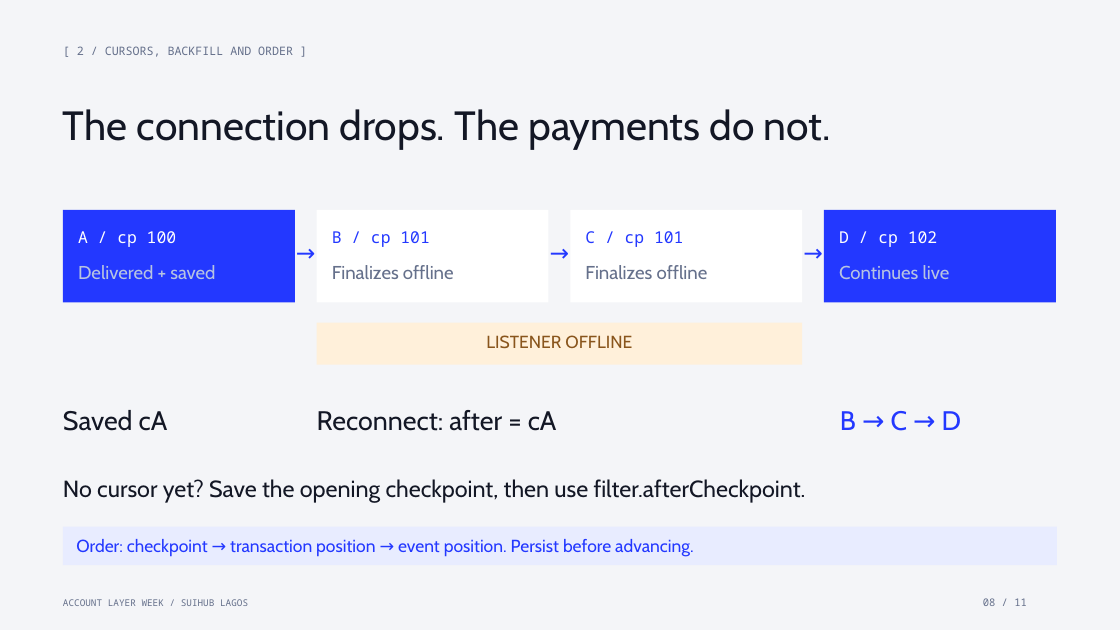
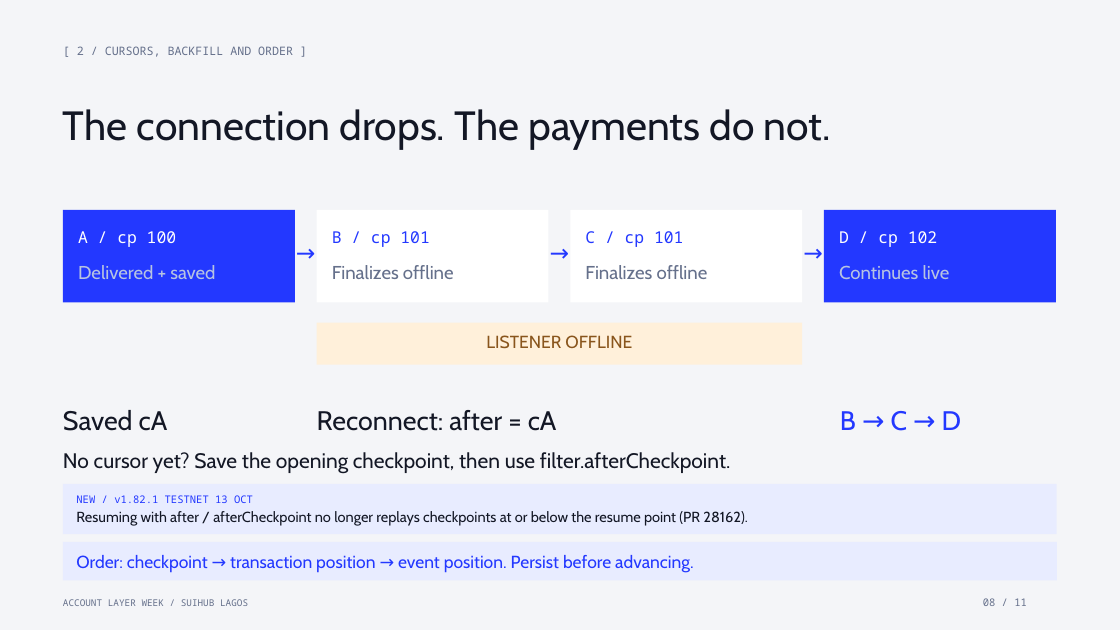
Before and after one commit to Nuel-osas/day3-till, a slide deck: slide 8 of teaching/Day3_Real_Time_Sui.pptx. Drawn at 1120x630 pixels with LibreOffice and Linux fonts; fonts in the diff are those of the drawing. Boxes give left, top, right and bottom in pixels: in the first picture for what was removed or moved away, otherwise in the second. Text is boxed around its words. In the diff, an @@ line names an element or a change of style, - is before the commit and + after.

```diff
--- a/teaching/Day3_Real_Time_Sui.pptx
+++ b/teaching/Day3_Real_Time_Sui.pptx
@@ text "No cursor yet? Save the ...": place and size @@
-text "No cursor yet? Save the ..." at bbox=[63, 479, 806, 503]
+text "No cursor yet? Save the ..." at bbox=[63, 452, 730, 474]
@@ text "No cursor yet? Save the ..." at bbox=[63, 452, 730, 474]: size 20 to 18 pt @@
@@ rectangle: place and size @@
-rectangle at bbox=[63, 527, 1057, 565]
+rectangle at bbox=[63, 484, 1057, 534]
@@ text added at bbox=[76, 495, 253, 503], 9 pt, text #2338FF @@
+NEW / v1.82.1 TESTNET 13 OCT
@@ text added at bbox=[76, 511, 747, 526], 12.5 pt, text #131725 @@
+Resuming with after / afterCheckpoint no longer replays checkpoints at or below the resume point (PR 28162).
@@ rectangle added at bbox=[63, 542, 1057, 581], fill #E8ECFF @@
@@ text "Order: checkpoint → transaction position ...": place and size @@
-text "Order: checkpoint → transaction position ..." at bbox=[76, 539, 693, 557]
+text "Order: checkpoint → transaction position ..." at bbox=[76, 555, 693, 572]
```
Also in this commit, not shown: 6 other slides changed, 5 other files.
